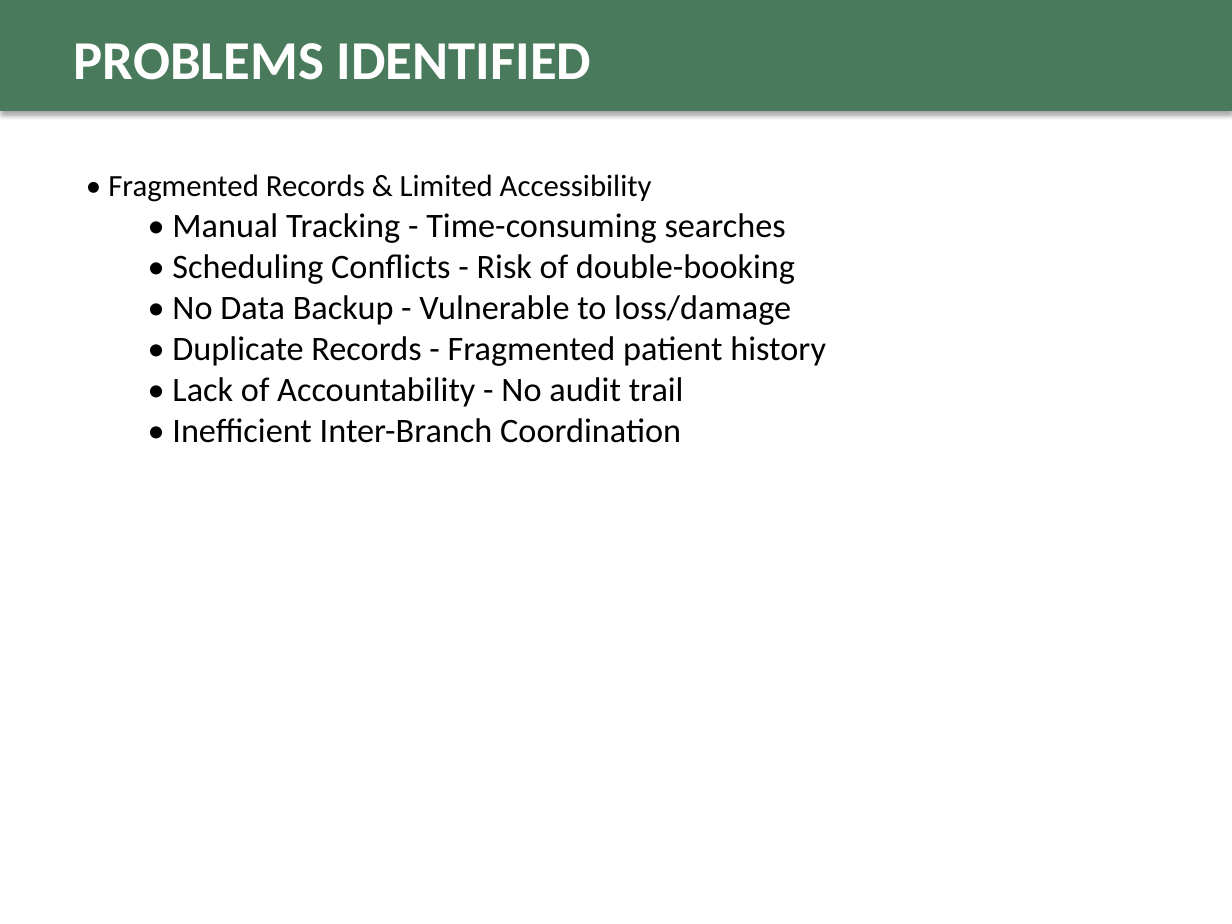
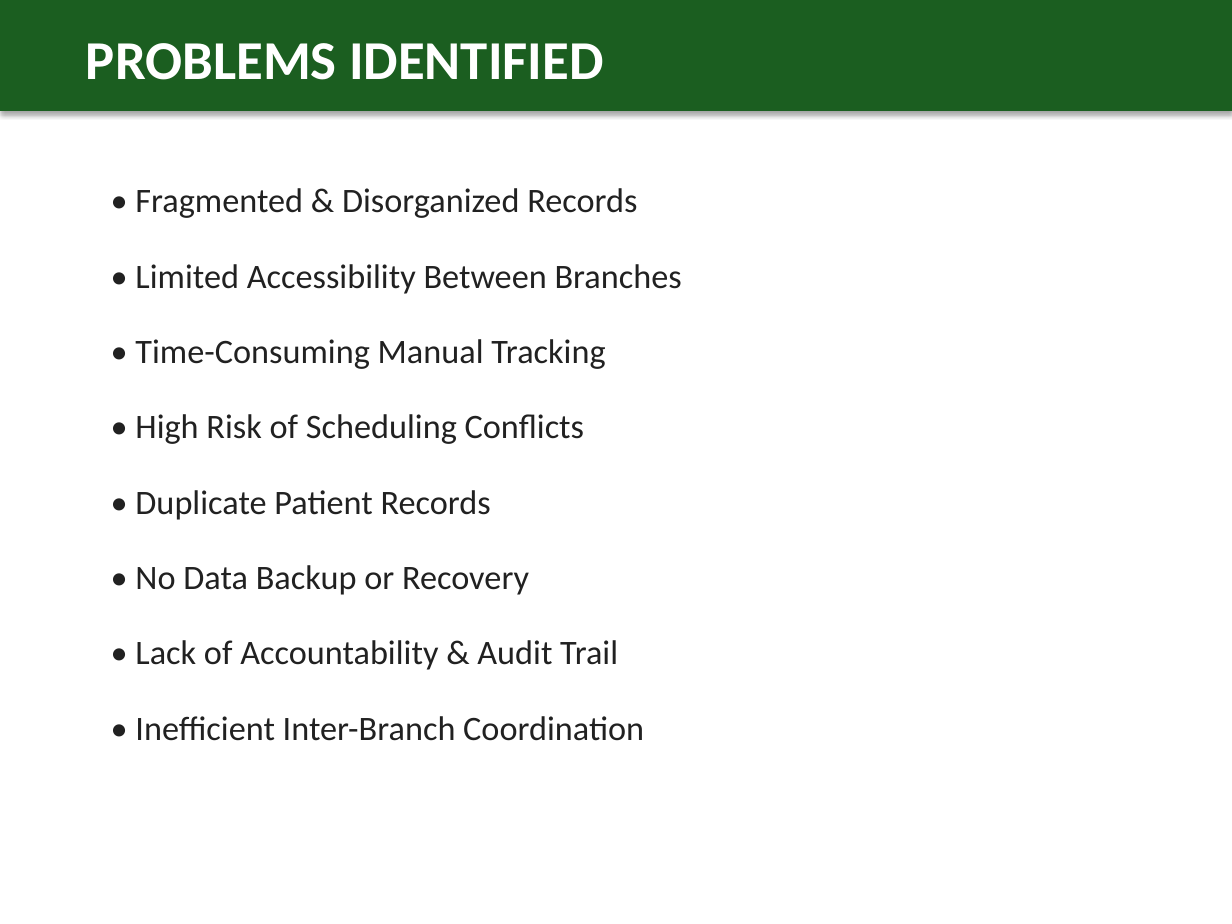
Before and after one commit to fritzmichael1-2/gonzaga-dental-clinic-system, a slide deck: slide 4 of GDCMAS_Final_Defense_Presentation.pptx. Drawn at 1232x924 pixels with LibreOffice and Linux fonts; fonts in the diff are those of the drawing. Boxes give left, top, right and bottom in pixels: in the first picture for what was removed or moved away, otherwise in the second. Text is boxed around its words. In the diff, an @@ line names an element or a change of style, - is before the commit and + after.

Commit message:
Redesign defense PPT with professional dental/medical theme and enhanced visuals

```diff
--- a/GDCMAS_Final_Defense_Presentation.pptx
+++ b/GDCMAS_Final_Defense_Presentation.pptx
@@ rectangle at [0, 0, 1232, 111]: fill #4A7A5C to #1B5E20 @@
@@ text "PROBLEMS IDENTIFIED": place and size @@
-text "PROBLEMS IDENTIFIED" at [74, 43, 591, 80]
+text "PROBLEMS IDENTIFIED" at [86, 43, 603, 80]
@@ text "• Fragmented & Disorganized Records": place and size @@
-text "• Fragmented & Disorganized Records" at [108, 174, 826, 443]
+text "• Fragmented & Disorganized Records" at [135, 188, 682, 741]
@@ text at [135, 188, 682, 670]: text changed; text colour #000000 to #212121 @@
-• Fragmented Records & Limited Accessibility
-  • Manual Tracking - Time-consuming searches
-  • Scheduling Conflicts - Risk of double-booking
-  • No Data Backup - Vulnerable to loss/damage
-  • Duplicate Records - Fragmented patient history
-  • Lack of Accountability - No audit trail
+• Fragmented & Disorganized Records
+• Limited Accessibility Between Branches
+• Time-Consuming Manual Tracking
+• High Risk of Scheduling Conflicts
+• Duplicate Patient Records
+• No Data Backup or Recovery
+• Lack of Accountability & Audit Trail
@@ text at [135, 716, 644, 741]: text colour #000000 to #212121 in "• Inefficient Inter-Branch Coordination"; list level 2 to 1 in "• Inefficient Inter-Branch Coordination" @@
```
Also in this commit, not shown: 4 other slides changed, 3 slides added, 3 slides removed.
